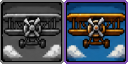
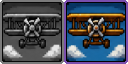
Two versions of the same layered image (w=128, h=64). Layer-by-layer changes:
removed layer "Layer 6" over <box>1,2,63,62</box>